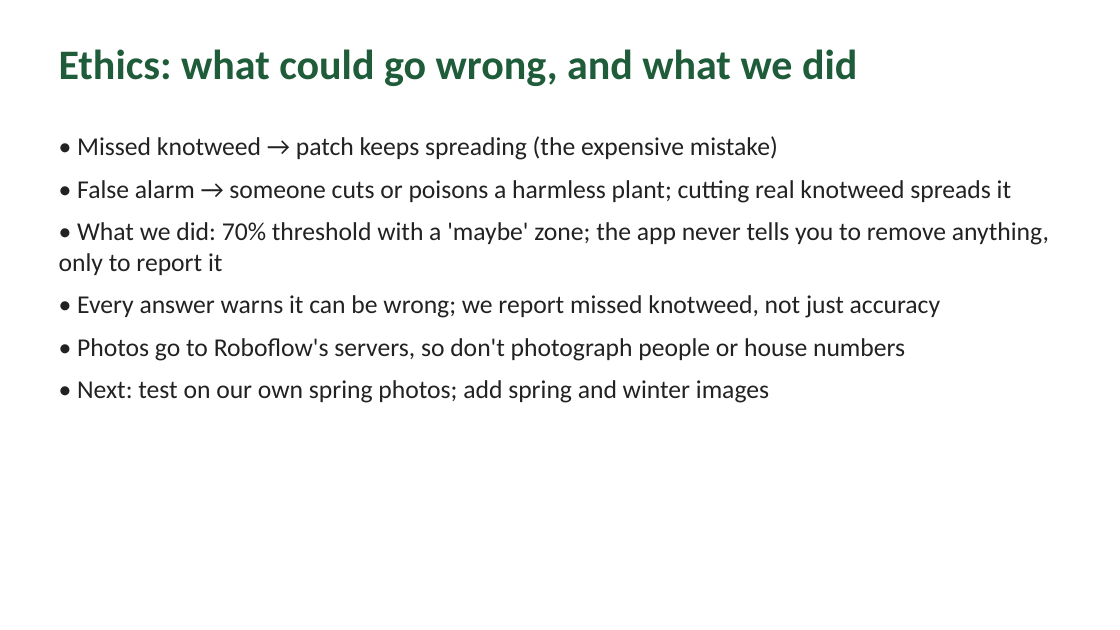
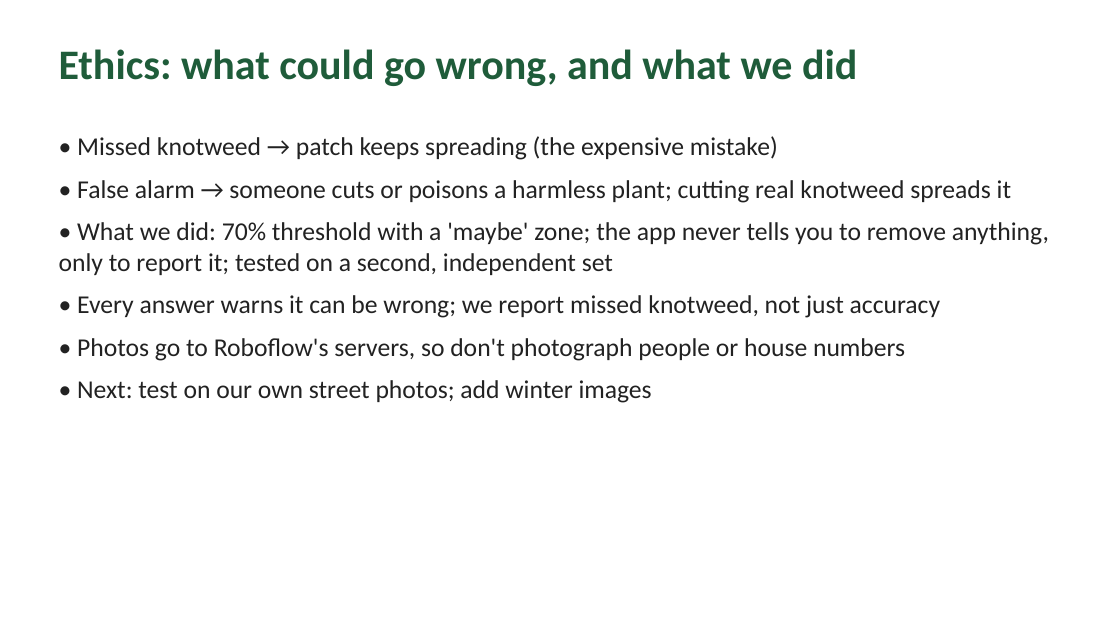
Before and after one commit to tarnoklili/knotweed-checker, a slide deck: slide 7 of slides.pptx. Drawn at 1120x630 pixels with LibreOffice and Linux fonts; fonts in the diff are those of the drawing. Boxes give left, top, right and bottom in pixels: in the first picture for what was removed or moved away, otherwise in the second. Text is boxed around its words. In the diff, an @@ line names an element or a change of style, - is before the commit and + after.

Commit message:
Second test on 168 Belgian/German photos by season, CLIP baseline comparison

```diff
--- a/slides.pptx
+++ b/slides.pptx
@@ text at box(59, 222, 1049, 275): text changed @@
-• What we did: 70% threshold with a 'maybe' zone; the app never tells you to remove anything, only to report it
+• What we did: 70% threshold with a 'maybe' zone; the app never tells you to remove anything, only to report it; tested on a second, independent set
@@ text at box(77, 380, 652, 403): text changed @@
-• Next: test on our own spring photos; add spring and winter images
+• Next: test on our own street photos; add winter images
```
Also in this commit, not shown: 3 other slides changed, 9 other files.
